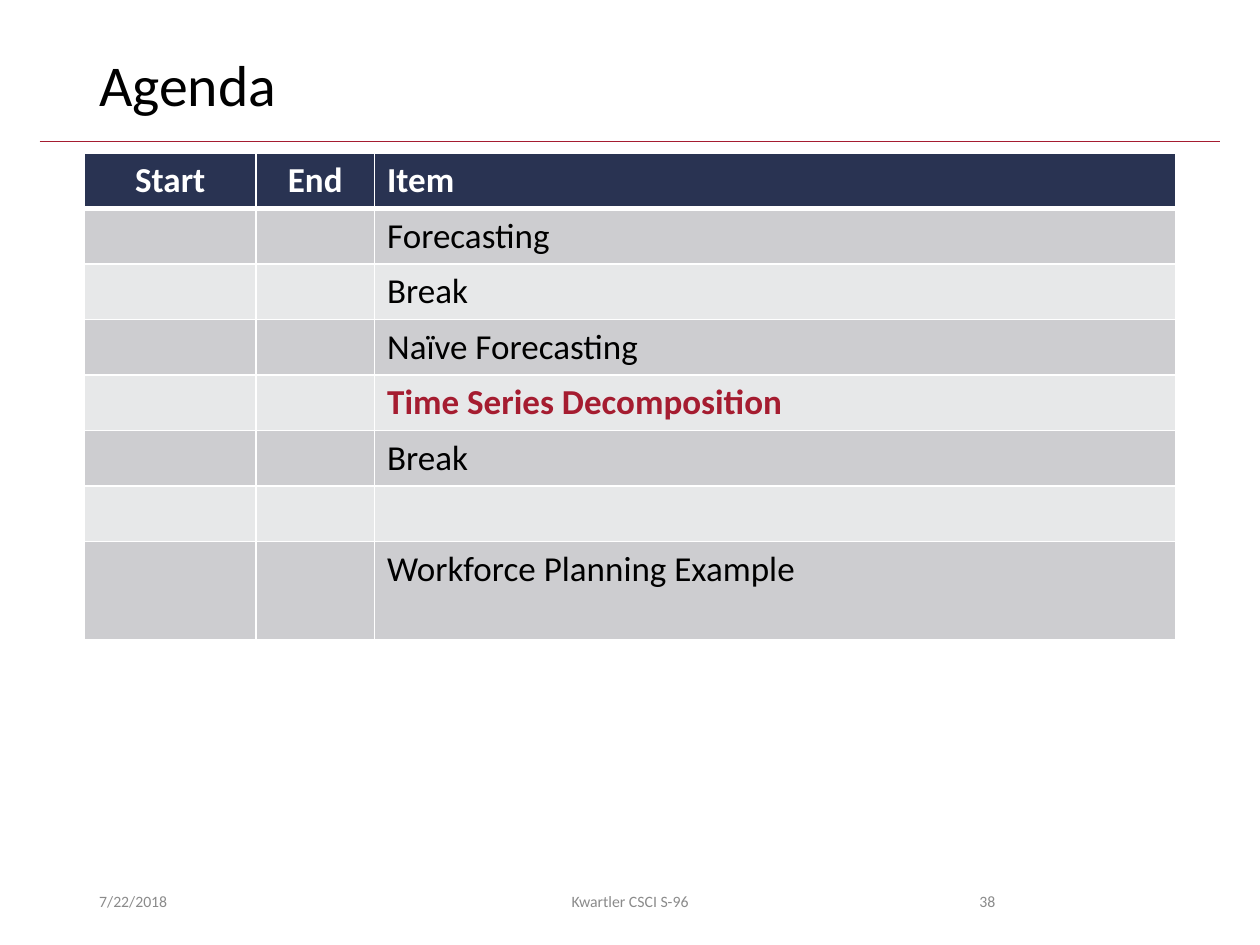
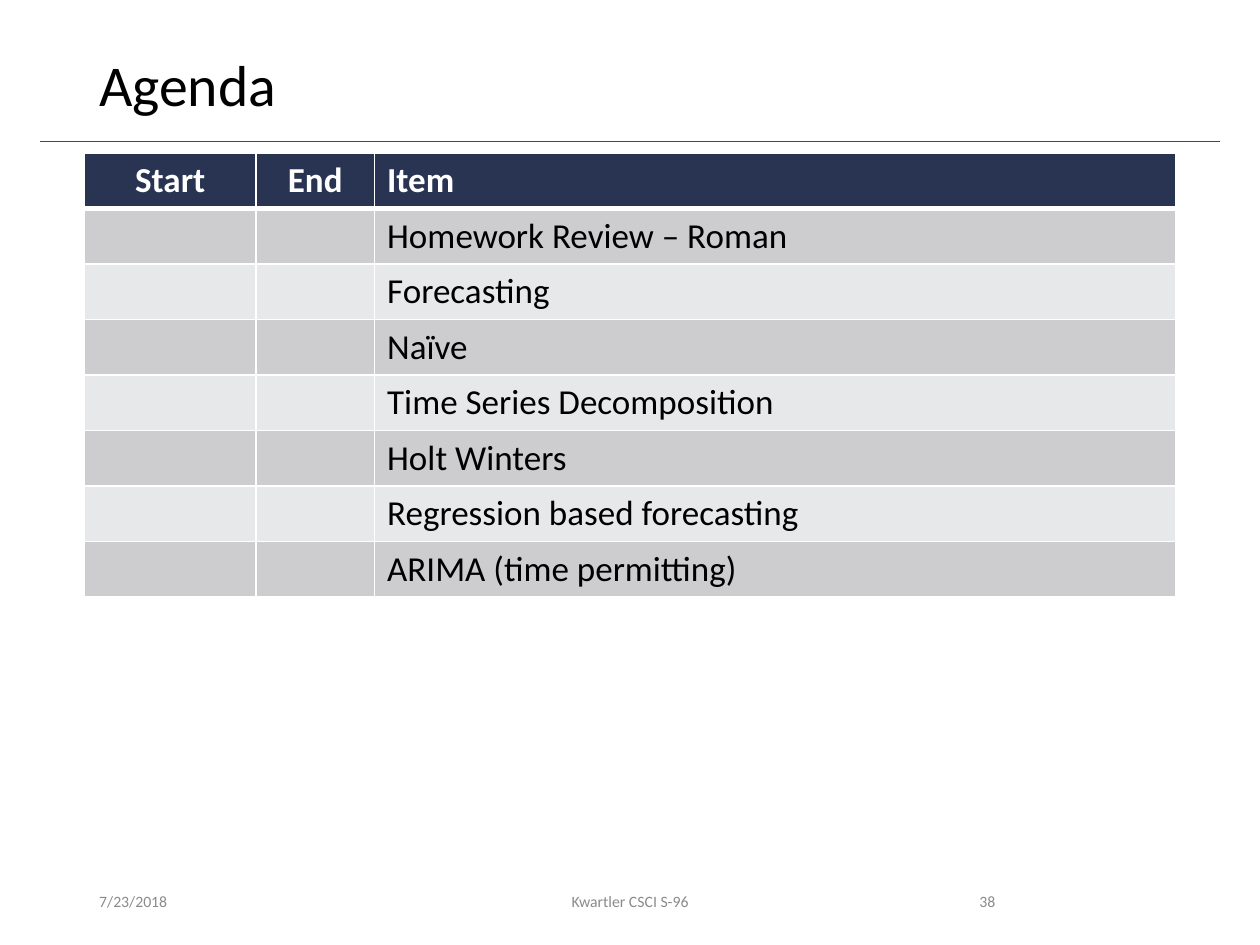
Before and after one commit to anhnguyendepocen/HarvardSummerStudent2018, a slide deck: slide 38 of lessons/5_July 23-Forecasting/Day5 July 23_Revised.pptx. Drawn at 1260x945 pixels with LibreOffice and Linux fonts; fonts in the diff are those of the drawing; background and template pictures are left out. Boxes give left, top, right and bottom in pixels: in the first picture for what was removed or moved away, otherwise in the second. Text is boxed around its words. In the diff, an @@ line names an element or a change of style, - is before the commit and + after.

Commit message:
final forecasting ppt

```diff
--- a/lessons/5_July 23-Forecasting/Day5 July 23_Revised.pptx
+++ b/lessons/5_July 23-Forecasting/Day5 July 23_Revised.pptx
@@ table at [84,154,1176,591] @@
+row 2:  |  | Homework Review – Roman
-row 3:  |  | Break
-row 4:  |  | Naïve Forecasting
+row 4:  |  | Naïve
-row 6, column 3: Break
+row 6, column 3: Holt Winters
-row 7, column 3: 
+row 7, column 3: Regression based forecasting
-row 8, column 3: Workforce Planning Example
+row 8, column 3: ARIMA (time permitting)
@@ text colour #A51C30 to #000000, bold off in "Time Series Decomposition" @@
@@ text at [99,896,167,908]: text changed @@
-7/22/2018
+7/23/2018
```
Also in this commit, not shown: 51 other slides changed.
